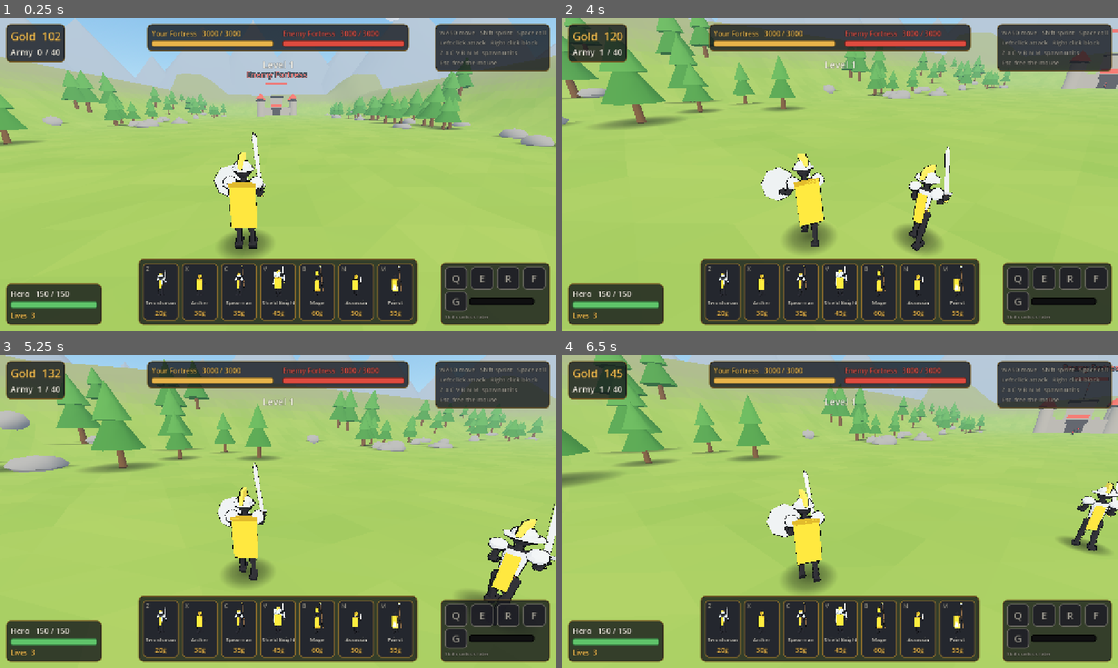
Above: before the commit, frames 1-4 (two rows, left to right).
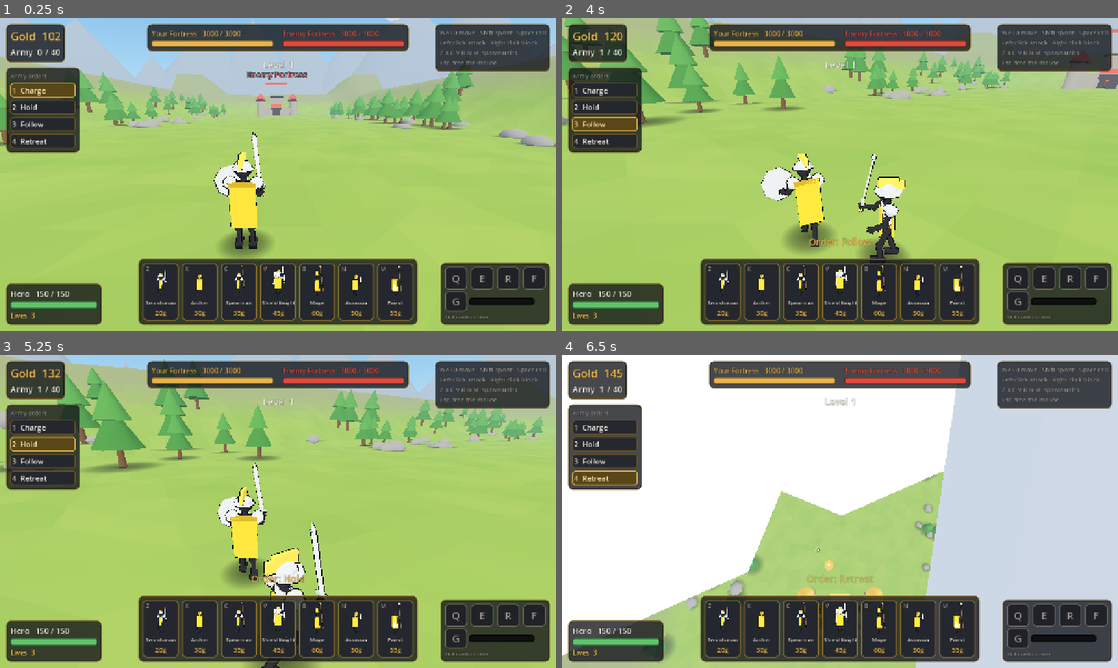
Above: after the commit, the same moments.

Repository: cronustjy-sketch/stick-legion
Game: Godot game, scene res://scenes/battle.tscn
The game is run twice, just before and just after one commit, with the same random seed, the same clock (stepped at 60 frames per second) and the same inputs.
Inputs (mouse positions are in pixels of both pictures, inside the frame that each line leads up to):
- Up to frame 1 (0.25 s): no input
- Up to frame 2 (4 s): click "Z" at 0.5 s; tap Enter at 1.25 s; move the mouse to (962, 158) at 1.27 s; hold D (move_right) 1.28-2.03 s; hold Right mouse button (block) 1.28-2.03 s; click (962, 158) at 1.35 s; move the mouse to (812, 174) at 2.02 s; hold W (move_forward) from 2.03 s (still down); right-click (812, 174) at 2.1 s; click (812, 174) at 2.17 s; tap Space (dodge) at 2.3, 2.85 s; move the mouse to (851, 168) at 2.77 s; click (851, 168) at 2.92 s; tap 1 (order_charge, bound only after the commit) at 3.05, 3.6 s; move the mouse to (834, 180) at 3.52 s; click (834, 180) at 3.67 s; tap 3 (order_follow, bound only after the commit) at 3.8 s
- Up to frame 3 (5.25 s): keep holding W (move_forward); move the mouse to (316, 514) at 4.27 s; tap 3 (order_follow, bound only after the commit) at 4.35 s; click (316, 514) at 4.42 s; tap 2 (order_hold, bound only after the commit) at 4.55, 5.1 s; move the mouse to (233, 508) at 5.02 s; click (233, 508) at 5.17 s
- Up to frame 4 (6.5 s): keep holding W (move_forward); tap 4 (order_retreat, bound only after the commit) at 5.3, 5.85 s; move the mouse to (845, 511) at 5.77 s; hold Tab (tactical, bound only after the commit) from 5.78 s (still down); click (845, 511) at 5.92 s

The runs differ from the first frame. In frame 1, 3.7% of the frame differs, in the area x 1-15%, y 15-44%; in frame 2, 6.6%; in frame 3, 7.3%; in frame 4, 70%, in the area x 0-100%, y 0-100%.

Commit message:
Step 7: Army orders, tactical view, unit health bars
Co-Authored-By: Claude Sonnet 5.5 <noreply@anthropic.com>

Diff:
--- a/scripts/army_manager.gd
+++ b/scripts/army_manager.gd
@@ -5,11 +5,18 @@
 signal gold_changed(gold: int)
 signal pop_changed(used: int, cap: int)
 signal message(text: String)
+signal order_changed(order: int)
+
+enum Order { CHARGE, HOLD, FOLLOW, RETREAT }
+const ORDER_NAMES: Array[String] = ["Charge", "Hold", "Follow", "Retreat"]
 
 var battle: Battle
 var gold: float = EconomyData.START_GOLD
 var pop_used: int = 0
 var pop_cap: int = EconomyData.POP_CAP
+var order: Order = Order.CHARGE
+
+var _slot_counter: int = 0
 
 var _last_gold: int = -1
 
@@ -76,3 +83,18 @@
 	if force or g != _last_gold:
 		_last_gold = g
 		gold_changed.emit(g)
+
+
+func set_order(o: Order) -> void:
+	if o == order:
+		return
+	order = o
+	order_changed.emit(o)
+	message.emit("Order: " + ORDER_NAMES[o])
+	get_tree().call_group("units_team0", "refresh_orders")
+
+
+## Each player unit gets a stable slot number; formations (hold line, follow, retreat) are built from it.
+func next_slot() -> int:
+	_slot_counter += 1
+	return _slot_counter
--- a/scripts/battle.gd
+++ b/scripts/battle.gd
@@ -58,6 +58,11 @@
 		var test: HeroAutotest = HeroAutotest.new()
 		test.battle = self
 		add_child(test)
+	if args.has("--orders-test"):
+		spawner.enabled = false
+		var ot: OrdersAutotest = OrdersAutotest.new()
+		ot.battle = self
+		add_child(ot)
 	if args.has("--level-test"):
 		spawner.enabled = false
 		var lt: LevelAutotest = LevelAutotest.new()
--- a/scripts/hero.gd
+++ b/scripts/hero.gd
@@ -78,6 +78,11 @@
 	var block_held: bool = Input.is_action_pressed("block")
 	if mouse_gate and Input.mouse_mode != Input.MOUSE_MODE_CAPTURED:
 		attack_pressed = false
+		block_held = false
+	if camera != null and camera.tactical:  # the hero stands still while you look at the battlefield
+		move_dir = Vector3.ZERO
+		attack_pressed = false
+		dodge_pressed = false
 		block_held = false
 	invincible = false
 	match state:
--- a/scripts/hero_camera.gd
+++ b/scripts/hero_camera.gd
@@ -11,6 +11,8 @@
 var swallow_click: bool = false  # the click that grabs the mouse must not also swing the sword
 
 var camera: Camera3D
+var tactical: bool = false  # Tab held: high view of the whole fight
+var _tac_t: float = 0.0
 var _focus: Vector3 = Vector3.ZERO
 
 
@@ -57,4 +59,18 @@
 		pos.y = maxf(pos.y, terrain.height_at(pos.x, pos.z) + 0.6)
 	global_position = pos
 	# Aim at a point ahead of the hero so the hero sits left of centre (over-the-shoulder).
-	camera.global_transform = Transform3D(basis, pos).looking_at(pivot + forward * 6.0 + right * float(HeroData.CAMERA.shoulder), Vector3.UP)
+	var normal: Transform3D = Transform3D(basis, pos).looking_at(pivot + forward * 6.0 + right * float(HeroData.CAMERA.shoulder), Vector3.UP)
+	var want_tactical: bool = Input.is_action_pressed("tactical")
+	if want_tactical != tactical:
+		tactical = want_tactical
+		get_tree().call_group("all_units", "set_tactical", tactical)
+	_tac_t = move_toward(_tac_t, 1.0 if tactical else 0.0, delta * 2.2)
+	if _tac_t <= 0.0:
+		camera.global_transform = normal
+		camera.fov = 70.0
+	else:
+		var fz: float = clampf(target.global_position.z, -30.0, 38.0)
+		var high: Transform3D = Transform3D(Basis.IDENTITY, Vector3(0.0, 82.0, fz + 30.0)).looking_at(Vector3(0.0, 0.0, fz), Vector3.UP)
+		var k: float = smoothstep(0.0, 1.0, _tac_t)
+		camera.global_transform = normal.interpolate_with(high, k)
+		camera.fov = lerpf(70.0, 62.0, k)
--- a/scripts/hud.gd
+++ b/scripts/hud.gd
@@ -9,6 +9,7 @@
 const RED: Color = Color("de4b3f")
 const TEXT: Color = Color("f1ede2")
 const DIM: Color = Color("9a978d")
+const ORDER_ACTIONS: Array[String] = ["order_charge", "order_hold", "order_follow", "order_retreat"]
 
 var battle: Battle
 
@@ -25,6 +26,7 @@
 var _level_label: Label
 var _respawn_label: Label
 var _toast_tween: Tween
+var _order_buttons: Array[Button] = []
 var _buttons: Dictionary = {}  # unit key -> {"button": Button, "cost": Label}
 
 
@@ -38,6 +40,7 @@
 	_build_top_left(root)
 	_build_top_center(root)
 	_build_top_right(root)
+	_build_orders(root)
 	_build_bottom_left(root)
 	_build_spawn_bar(root)
 	_build_skills(root)
@@ -60,6 +63,8 @@
 	battle.army.gold_changed.connect(_on_gold)
 	battle.army.pop_changed.connect(_on_pop)
 	battle.army.message.connect(show_toast)
+	battle.army.order_changed.connect(_on_order)
+	_on_order(battle.army.order)
 	battle.player_fortress.hp_changed.connect(func(c: float, m: float) -> void: _set_fort(_player_bar, _player_label, "Your Fortress", c, m))
 	battle.enemy_fortress.hp_changed.connect(func(c: float, m: float) -> void: _set_fort(_enemy_bar, _enemy_label, "Enemy Fortress", c, m))
 	battle.hero.hp_changed.connect(_on_hero_hp)
@@ -73,6 +78,10 @@
 
 
 func _unhandled_input(event: InputEvent) -> void:
+	for i: int in ORDER_ACTIONS.size():
+		if event.is_action_pressed(ORDER_ACTIONS[i]):
+			battle.army.set_order(i as ArmyManager.Order)
+			return
 	if not (event is InputEventKey) or not event.is_pressed() or (event as InputEventKey).echo:
 		return
 	var k: InputEventKey = event
@@ -315,3 +324,36 @@
 	c.offset_right = sx
 	c.offset_top = sy
 	c.offset_bottom = sy
+
+
+# --- Army orders --------------------------------------------------------------------------------------
+
+func _build_orders(root: Control) -> void:
+	var p: PanelContainer = _panel(root)
+	_anchor(p, 0.0, 0.0, 14.0)
+	p.offset_top += 100.0  # sits under the gold / army panel
+	p.offset_bottom += 100.0
+	var v: VBoxContainer = VBoxContainer.new()
+	v.add_theme_constant_override("separation", 5)
+	p.add_child(v)
+	v.add_child(_label("Army orders", 14, DIM))
+	for i: int in ArmyManager.ORDER_NAMES.size():
+		var b: Button = Button.new()
+		b.text = "%d  %s" % [i + 1, ArmyManager.ORDER_NAMES[i]]
+		b.alignment = HORIZONTAL_ALIGNMENT_LEFT
+		b.focus_mode = Control.FOCUS_NONE
+		b.custom_minimum_size = Vector2(150, 34)
+		b.add_theme_font_size_override("font_size", 17)
+		b.pressed.connect(func() -> void: battle.army.set_order(i as ArmyManager.Order))
+		v.add_child(b)
+		_order_buttons.append(b)
+
+
+func _on_order(o: int) -> void:
+	for i: int in _order_buttons.size():
+		var active: bool = i == o
+		var b: Button = _order_buttons[i]
+		b.add_theme_stylebox_override("normal", _box(Color(0.35, 0.28, 0.1, 1.0) if active else Color(0.14, 0.15, 0.18, 0.95), GOLD if active else GOLD.darkened(0.55), 4, 6))
+		b.add_theme_stylebox_override("hover", _box(Color(0.3, 0.3, 0.36, 1.0), GOLD, 4, 6))
+		b.add_theme_stylebox_override("pressed", _box(Color(0.4, 0.32, 0.12, 1.0), GOLD, 4, 6))
+		b.add_theme_color_override("font_color", Color("ffe9a8") if active else TEXT)
--- a/scripts/input_setup.gd
+++ b/scripts/input_setup.gd
@@ -10,6 +10,11 @@
 	_key("move_right", KEY_D)
 	_key("sprint", KEY_SHIFT)
 	_key("dodge", KEY_SPACE)
+	_key("order_charge", KEY_1)
+	_key("order_hold", KEY_2)
+	_key("order_follow", KEY_3)
+	_key("order_retreat", KEY_4)
+	_key("tactical", KEY_TAB)
 	_mouse("attack", MOUSE_BUTTON_LEFT)
 	_mouse("block", MOUSE_BUTTON_RIGHT)
 
--- /dev/null
+++ b/scripts/orders_autotest.gd
@@ -0,0 +1,83 @@
+class_name OrdersAutotest
+extends Node
+## Scripted check of army orders, health bars and tactical view for step 7 (debug only):
+##   godot --path . -- --orders-test
+
+var battle: Battle
+
+
+func _ready() -> void:
+	_run()
+
+
+func _wait(s: float) -> void:
+	await get_tree().create_timer(s).timeout
+
+
+func _shot(shot_name: String) -> void:
+	await RenderingServer.frame_post_draw
+	DebugShot.save(get_viewport(), "step7_" + shot_name)
+
+
+func _stats(team: int) -> String:
+	var zs: float = 0.0
+	var hero_d: float = 0.0
+	var c: int = 0
+	for n: Node in get_tree().get_nodes_in_group("units_team%d" % team):
+		zs += (n as Node3D).global_position.z
+		hero_d += (n as Node3D).global_position.distance_to(battle.hero.global_position)
+		c += 1
+	return "n=%d avg_z=%.1f avg_dist_to_hero=%.1f" % [c, zs / maxf(c, 1), hero_d / maxf(c, 1)]
+
+
+func _press(action: String, pressed: bool) -> void:
+	var e: InputEventAction = InputEventAction.new()
+	e.action = action
+	e.pressed = pressed
+	Input.parse_input_event(e)
+
+
+func _run() -> void:
+	Engine.time_scale = 3.0
+	battle.hero.mouse_gate = false
+	battle.army.gold = 2000.0
+	for i: int in 12:
+		battle.army.try_spawn("swordsman" if i % 3 != 0 else "spearman")
+	await _wait(5.0)
+	print("ORDERS-TEST charge (default, marching on the enemy fortress): ", _stats(0))
+	battle.army.set_order(ArmyManager.Order.HOLD)
+	await _wait(16.0)
+	print("ORDERS-TEST hold (line at z~46-50): ", _stats(0))
+	await _shot("hold")
+	battle.army.set_order(ArmyManager.Order.FOLLOW)
+	battle.hero.global_position = Vector3(10.0, 0.0, 20.0)
+	await _wait(16.0)
+	print("ORDERS-TEST follow (hero at 10,20): ", _stats(0))
+	await _shot("follow")
+	# Enemies appear: units on Follow engage them near the hero; their bars show health.
+	for i: int in 6:
+		var e: Unit = battle.spawn_unit("swordsman", 1)
+		e.global_position = Vector3(12.0 + float(i) * 1.2, 0.0, 6.0)
+	await _wait(6.0)
+	await _shot("fight_bars")
+	_press("tactical", true)
+	await _wait(1.8)
+	await _shot("tactical")
+	_press("tactical", false)
+	await _wait(1.0)
+	await _wait(8.0)
+	var hurt: Unit = null
+	for n: Node in get_tree().get_nodes_in_group("units_team0"):
+		hurt = n as Unit
+		break
+	hurt.hp = hurt.max_hp * 0.2
+	var hp_before: float = hurt.hp
+	battle.army.set_order(ArmyManager.Order.RETREAT)
+	await _wait(25.0)
+	print("ORDERS-TEST retreat (near gate z~60-64): ", _stats(0), "  hp of a hurt unit: ", int(hp_before), " -> ", int(hurt.hp), " / ", int(hurt.max_hp))
+	await _shot("retreat")
+	battle.army.set_order(ArmyManager.Order.CHARGE)
+	await _wait(4.0)
+	print("ORDERS-TEST charge again: ", _stats(0))
+	Engine.time_scale = 1.0
+	get_tree().quit()
--- a/scripts/unit.gd
+++ b/scripts/unit.gd
@@ -34,6 +34,11 @@
 var _strike_time: float = 0.34
 var _anim_speed: float = 1.0
 var _neighbors: Array[Unit] = []
+var slot: int = 0  # formation slot (player units)
+var _goal: Vector3 = Vector3.ZERO
+var _has_goal: bool = false
+var _hp_bar: HpBar3D
+var _marker: MeshInstance3D
 
 
 ## Creates the stats and the model. `strength` scales hp and damage (enemy level multiplier).
@@ -57,8 +62,13 @@
 	add_child(model)
 	_think_t = randf() * THINK_INTERVAL
 	add_to_group("units_team%d" % team)
+	add_to_group("all_units")
 	if team == 1:
 		add_to_group("hittable_enemy")  # the hero can hit enemy units
+	else:
+		slot = battle.army.next_slot()
+	_make_hp_bar()
+	_make_marker()
 
 
 func is_alive() -> bool:
@@ -73,6 +83,7 @@
 	if state == State.DEAD:
 		return
 	hp -= amount
+	_update_hp_bar()
 	if hp <= 0.0:
 		_die()
 		return
@@ -87,6 +98,9 @@
 	state = State.DEAD
 	remove_from_group("units_team%d" % team)
 	remove_from_group("hittable_enemy")
+	remove_from_group("all_units")
+	_hp_bar.visible = false
+	_marker.visible = false
 	model.play("die", 1.0, true)
 	var shadow: Node = model.get_node_or_null("BlobShadow")
 	if shadow != null:
@@ -103,11 +117,13 @@
 	if _think_t <= 0.0:
 		_think_t = THINK_INTERVAL
 		_think()
+	if team == 0 and battle.army.order == ArmyManager.Order.RETREAT and _has_goal:
+		_heal_while_retreating(delta)
 	if target == null or not _target_alive():
 		target = null
 		if state == State.ATTACK:
 			state = State.MOVE
-		model.play("idle")
+		_go_to_goal(delta)
 		return
 	var to: Vector3 = _target_point() - global_position
 	to.y = 0.0
@@ -153,8 +169,8 @@
 	target.call("take_damage", damage, global_position)
 
 
-func _move(dir: Vector3, delta: float) -> void:
-	var step: Vector3 = dir * speed
+func _move(dir: Vector3, delta: float, speed_mult: float = 1.0) -> void:
+	var step: Vector3 = dir * speed * speed_mult
 	# Push away from crowded friends so the army spreads out instead of stacking.
 	for n: Unit in _neighbors:
 		if not is_instance_valid(n) or n.state == State.DEAD:
@@ -169,7 +185,7 @@
 	p.z = clampf(p.z, -(BattlefieldData.FORTRESS_Z + 10.0), BattlefieldData.FORTRESS_Z + 10.0)
 	p.y = battle.terrain.height_at(p.x, p.z)
 	global_position = p
-	model.play("run" if speed > 4.5 else "walk", clampf(speed / 3.2, 0.7, 1.4))
+	model.play("run" if speed * speed_mult > 4.5 else "walk", clampf(speed * speed_mult / 3.2, 0.7, 1.4))
 
 
 # --- AI -----------------------------------------------------------------------------------------------
@@ -187,6 +203,10 @@
 		if hd < best_d:
 			best_d = hd
 			best = battle.hero
+	if team == 0:
+		_think_player_order(best, best_d)
+		_collect_neighbors()
+		return
 	# Keep the current target unless something is clearly closer.
 	if target != null and _target_alive() and best != null and target != best:
 		if _edge_dist(target) <= best_d + 2.0:
@@ -197,7 +217,11 @@
 	else:
 		var fort: Fortress = battle.enemy_fortress if team == 0 else battle.player_fortress
 		target = fort if fort.is_alive() else null
-	# Friends close enough to need spacing.
+	_collect_neighbors()
+
+
+## Friends close enough to need spacing.
+func _collect_neighbors() -> void:
 	_neighbors.clear()
 	for n: Node in get_tree().get_nodes_in_group("units_team%d" % team):
 		if n != self and (n as Node3D).global_position.distance_squared_to(global_position) < SEPARATION_RADIUS * SEPARATION_RADIUS * 1.5:
@@ -220,3 +244,123 @@
 
 func _target_radius() -> float:
 	return float(target.get("hit_radius"))
+
+
+# --- Orders (player army) -------------------------------------------------------------------------------
+
+## Called when the player gives a new order: think again right away.
+func refresh_orders() -> void:
+	_think_t = 0.0
+
+
+func _slot_offset() -> Vector3:
+	var i: int = slot % 24
+	return Vector3((float(i % 8) - 3.5) * 1.6, 0.0, float(i / 8) * 1.7)
+
+
+func _hold_point() -> Vector3:
+	var o: Vector3 = _slot_offset()
+	return Vector3(o.x, 0.0, BattlefieldData.FORTRESS_Z - 24.0 + o.z)
+
+
+func _retreat_point() -> Vector3:
+	var o: Vector3 = _slot_offset()
+	return Vector3(o.x * 0.8, 0.0, BattlefieldData.FORTRESS_Z - 9.0 + o.z * 0.8)
+
+
+func _follow_point() -> Vector3:
+	var o: Vector3 = _slot_offset()
+	var hero: Hero = battle.hero
+	var local: Vector3 = Vector3(o.x, 0.0, 2.6 + o.z)  # behind the hero
+	return hero.global_position + local.rotated(Vector3.UP, hero.rotation.y)
+
+
+## Chooses target or goal for the player army from the current order.
+func _think_player_order(best: Node, best_d: float) -> void:
+	_has_goal = false
+	var o: ArmyManager.Order = battle.army.order
+	if o == ArmyManager.Order.CHARGE:
+		if best != null and best_d <= AGGRO_RANGE:
+			target = best
+		else:
+			var fort: Fortress = battle.enemy_fortress
+			target = fort if fort.is_alive() else null
+		return
+	var anchor: Vector3
+	var engage: bool = false
+	match o:
+		ArmyManager.Order.HOLD:
+			anchor = _hold_point()
+			engage = best != null and best_d <= 9.0 and (best as Node3D).global_position.distance_to(anchor) <= 16.0
+		ArmyManager.Order.FOLLOW:
+			anchor = _follow_point()
+			engage = best != null and best_d <= 7.0 and (best as Node3D).global_position.distance_to(battle.hero.global_position) <= 14.0
+		_:
+			anchor = _retreat_point()
+	if engage:
+		target = best
+	else:
+		target = null
+		_goal = anchor
+		_has_goal = true
+
+
+func _go_to_goal(delta: float) -> void:
+	if not _has_goal:
+		model.play("idle")
+		return
+	var to: Vector3 = _goal - global_position
+	to.y = 0.0
+	if to.length() <= 0.9:
+		model.play("idle")
+		return
+	rotation.y = lerp_angle(rotation.y, atan2(-to.x, -to.z), clampf(10.0 * delta, 0.0, 1.0))
+	_move(to.normalized(), delta, 1.5 if to.length() > 8.0 else 1.0)  # hurry when far behind
+
+
+func _heal_while_retreating(delta: float) -> void:
+	if hp >= max_hp or global_position.distance_to(_goal) > 3.0:
+		return
+	hp = minf(hp + max_hp * 0.08 * delta, max_hp)
+	_update_hp_bar()
+
+
+# --- Health bar above the head + tactical marker ---------------------------------------------------------
+
+func _make_hp_bar() -> void:
+	_hp_bar = HpBar3D.new()
+	_hp_bar.name = "HpBar"
+	_hp_bar.setup(Vector2(1.15, 0.15), BattlefieldData.COLOR_RED if team == 1 else BattlefieldData.COLOR_GOLD)
+	_hp_bar.position = Vector3(0.0, 2.55 * float(UnitData.LOOKS[key].scale), 0.0)
+	add_child(_hp_bar)
+	_update_hp_bar()
+
+
+func _update_hp_bar() -> void:
+	_hp_bar.set_fill(hp / max_hp)
+	_hp_bar.visible = team == 1 or hp < max_hp  # enemies always show it, friends only once hurt
+
+
+func _make_marker() -> void:
+	_marker = MeshInstance3D.new()
+	_marker.name = "TacticalMarker"
+	var m: CylinderMesh = CylinderMesh.new()
+	m.top_radius = 1.5
+	m.bottom_radius = 1.5
+	m.height = 0.05
+	m.radial_segments = 12
+	m.rings = 1
+	_marker.mesh = m
+	var mat: StandardMaterial3D = StandardMaterial3D.new()
+	mat.shading_mode = BaseMaterial3D.SHADING_MODE_UNSHADED
+	mat.albedo_color = BattlefieldData.COLOR_GOLD if team == 0 else BattlefieldData.COLOR_RED
+	_marker.material_override = mat
+	_marker.position.y = 0.3
+	_marker.visible = false
+	add_child(_marker)
+
+
+## Tactical view: big team-coloured discs so every unit can be seen from high above.
+func set_tactical(on: bool) -> void:
+	if state != State.DEAD:
+		_marker.visible = on
Binary file added: screenshots/step7_fight_bars.png
Binary file added: screenshots/step7_follow.png
Binary file added: screenshots/step7_hold.png
Binary file added: screenshots/step7_retreat.png
Binary file added: screenshots/step7_tactical.png
Not shown, added: scripts/orders_autotest.gd.uid
Not shown, changed: PROGRESS.md
